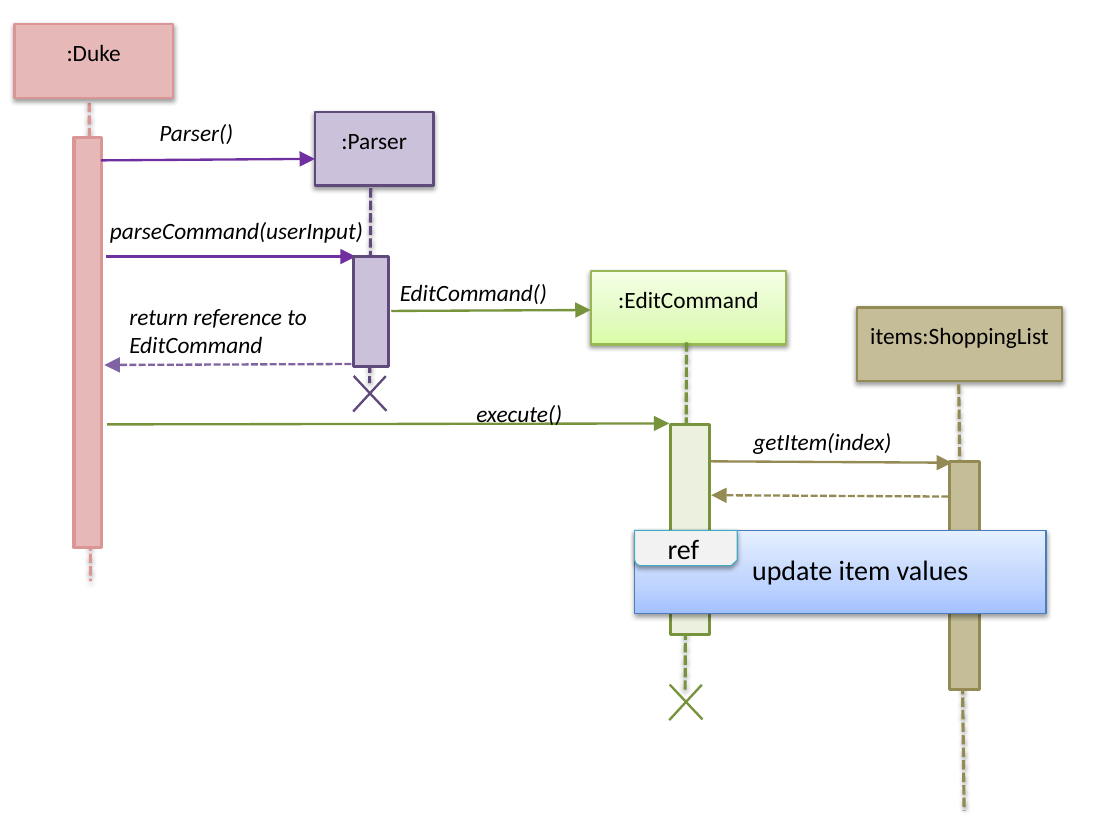
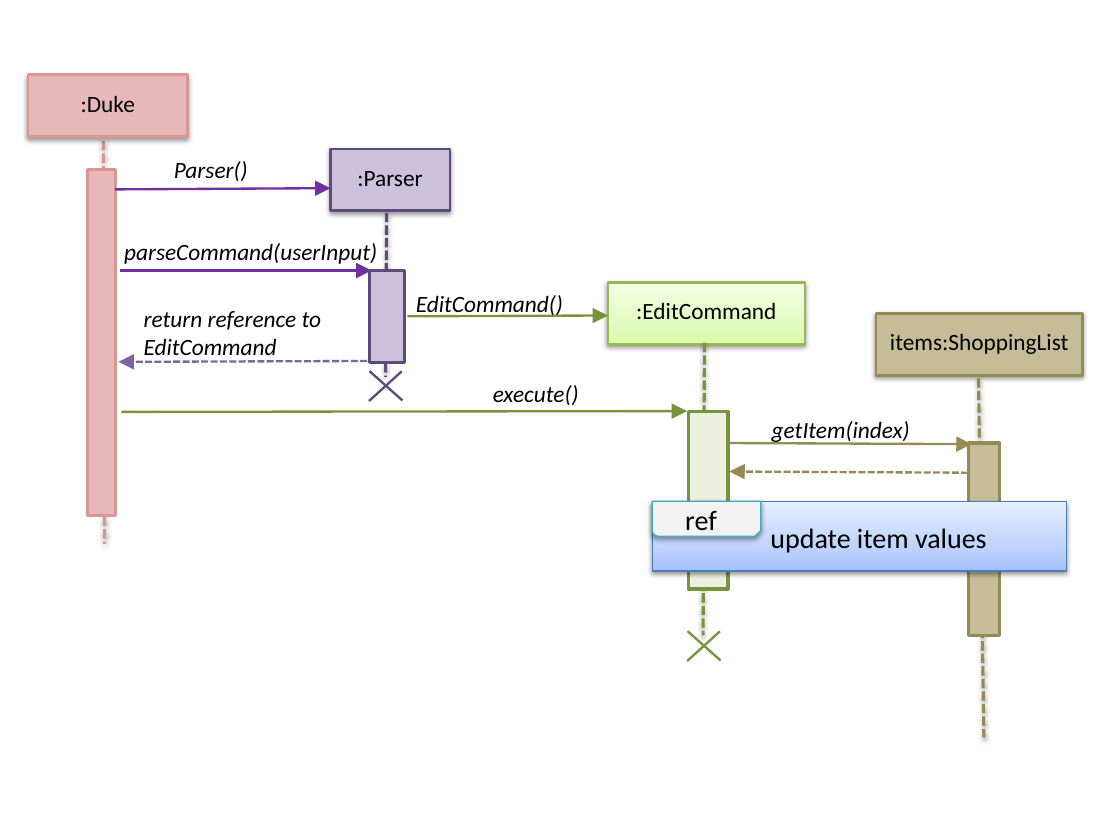
Before and after one commit to nus-cs2113-AY1920S2/tp, a slide deck: slide 1 of docs/Edit.pptx. Drawn at 1120x840 pixels with LibreOffice and Linux fonts; fonts in the diff are those of the drawing. Boxes give left, top, right and bottom in pixels: in the first picture for what was removed or moved away, otherwise in the second. Text is boxed around its words. In the diff, an @@ line names an element or a change of style, - is before the commit and + after.

```diff
--- a/docs/Edit.pptx
+++ b/docs/Edit.pptx
@@ rectangle ":Duke" resized from (x1=15, y1=25, x2=174, y2=99) to (x1=28, y1=75, x2=188, y2=137) @@
@@ line moved from (90, 103) - (91, 581) to (103, 141) - (104, 544) @@
@@ text "Parser()" moved from (x1=159, y1=124, x2=233, y2=144) to (x1=174, y1=161, x2=248, y2=181) @@
@@ rectangle ":Parser" resized from (x1=315, y1=112, x2=433, y2=186) to (x1=330, y1=149, x2=449, y2=211) @@
@@ rectangle resized from (x1=74, y1=137, x2=102, y2=547) to (x1=88, y1=170, x2=116, y2=516) @@
@@ arrow moved from (101, 160) - (315, 159) to (115, 189) - (330, 188) @@
@@ text "parseCommand(userInput)" moved from (x1=110, y1=222, x2=363, y2=243) to (x1=124, y1=243, x2=377, y2=266) @@
@@ line moved from (371, 188) - (370, 383) to (386, 213) - (385, 377) @@
@@ arrow moved from (105, 256) - (356, 256) to (120, 271) - (372, 271) @@
@@ text "return reference to EditCommand" rewrapped from (x1=129, y1=309, x2=307, y2=353) to (x1=144, y1=311, x2=322, y2=361) @@
@@ rectangle resized from (x1=354, y1=256, x2=389, y2=366) to (x1=370, y1=271, x2=405, y2=363) @@
@@ text "EditCommand()" moved from (x1=400, y1=284, x2=547, y2=304) to (x1=416, y1=295, x2=563, y2=318) @@
@@ rectangle ":EditCommand" resized from (x1=590, y1=271, x2=786, y2=345) to (x1=608, y1=282, x2=805, y2=344) @@
@@ arrow moved from (391, 311) - (590, 310) to (408, 316) - (608, 316) @@
@@ rectangle "items:ShoppingList" resized from (x1=857, y1=308, x2=1062, y2=382) to (x1=876, y1=314, x2=1083, y2=375) @@
@@ line moved from (687, 343) - (685, 690) to (704, 343) - (703, 635) @@
@@ arrow moved from (352, 364) - (104, 365) to (367, 361) - (119, 362) @@
@@ line moved from (385, 376) - (353, 411) to (402, 372) - (368, 401) @@
@@ line moved from (386, 411) - (354, 376) to (402, 401) - (370, 371) @@
@@ text "execute()" moved from (x1=476, y1=405, x2=562, y2=425) to (x1=493, y1=385, x2=579, y2=405) @@
@@ line moved from (959, 384) - (964, 811) to (979, 379) - (984, 737) @@
@@ arrow moved from (108, 424) - (670, 423) to (121, 412) - (687, 411) @@
@@ rectangle resized from (x1=671, y1=424, x2=710, y2=635) to (x1=689, y1=412, x2=728, y2=589) @@
@@ text "getItem(index)" moved from (x1=753, y1=433, x2=891, y2=454) to (x1=772, y1=421, x2=910, y2=444) @@
@@ arrow moved from (711, 461) - (952, 463) to (729, 444) - (972, 445) @@
@@ rectangle resized from (x1=950, y1=461, x2=980, y2=690) to (x1=969, y1=444, x2=1000, y2=636) @@
@@ arrow moved from (949, 496) - (711, 495) to (968, 473) - (729, 472) @@
@@ snip round rect resized from (x1=635, y1=531, x2=738, y2=566) to (x1=652, y1=502, x2=760, y2=536) @@
@@ rectangle resized from (x1=635, y1=531, x2=1046, y2=614) to (x1=652, y1=502, x2=1066, y2=571) @@
@@ text "ref" moved from (x1=668, y1=539, x2=700, y2=566) to (x1=685, y1=511, x2=717, y2=537) @@
@@ text "update item values" moved from (x1=752, y1=560, x2=969, y2=585) to (x1=770, y1=528, x2=987, y2=553) @@
@@ line moved from (702, 684) - (670, 720) to (720, 632) - (687, 661) @@
@@ line moved from (702, 719) - (670, 684) to (720, 661) - (688, 632) @@
```
Also in this commit, not shown: 1 other slide changed, 2 other files.
